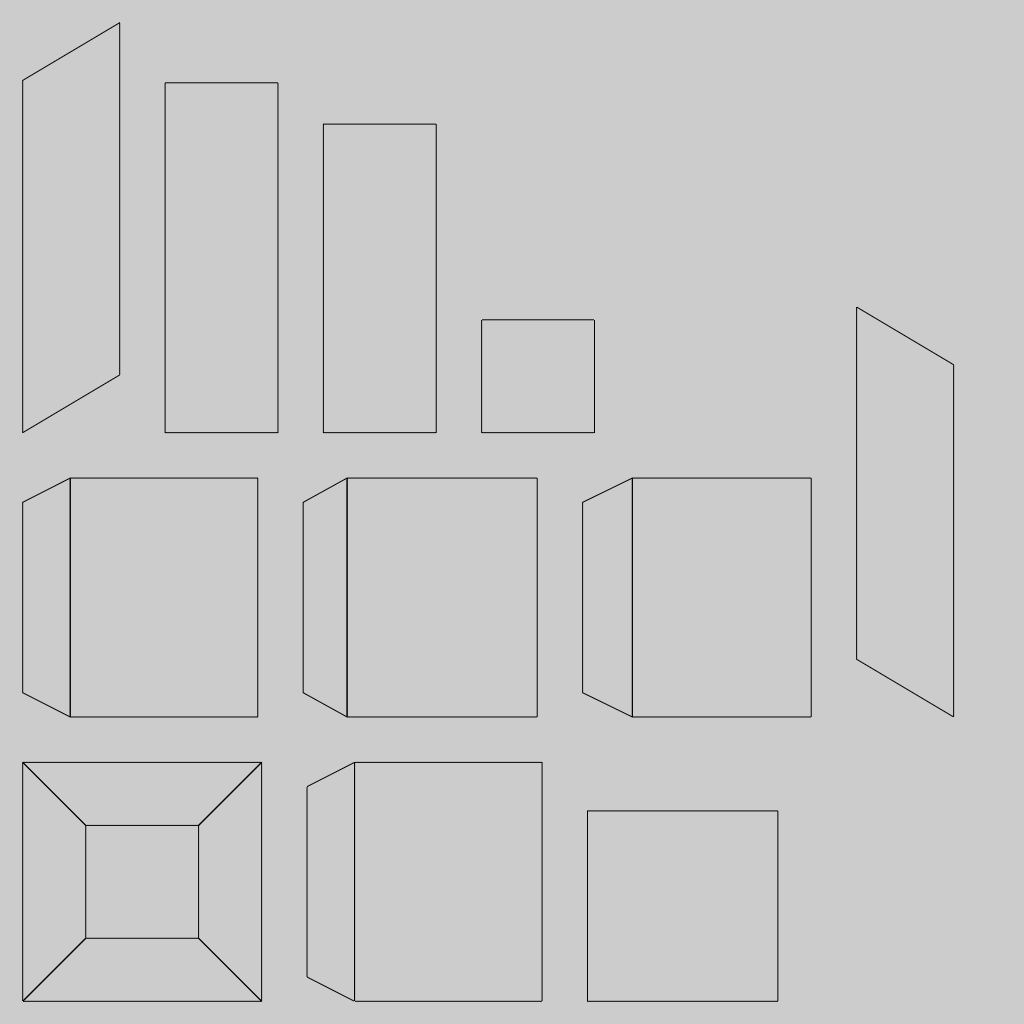
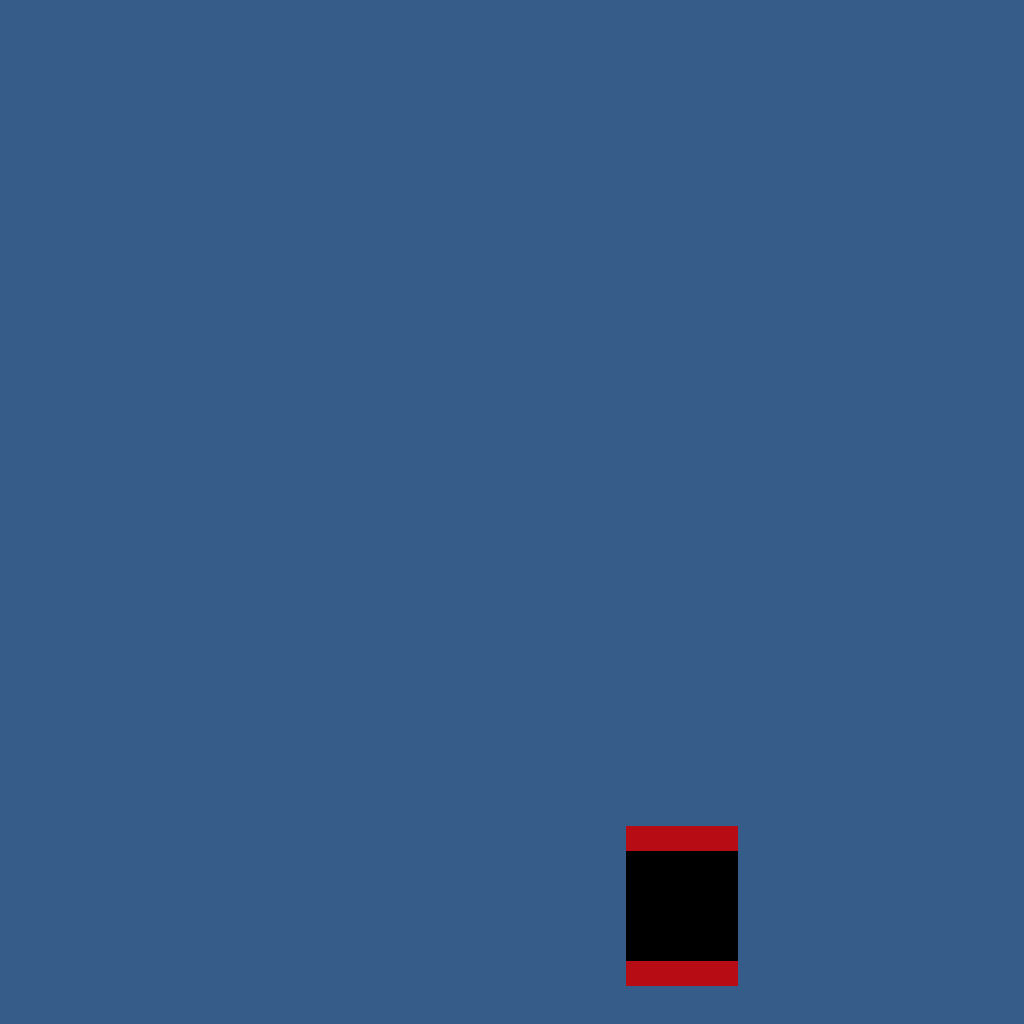
Layer changes from the first 1024x1024 image to the second:
hid "Rocket LauncherUV.png" over (x1=22, y1=22, x2=955, y2=1002)
painted on "Rocket LauncherMAIN.png" over (x1=0, y1=0, x2=1024, y2=1024)
